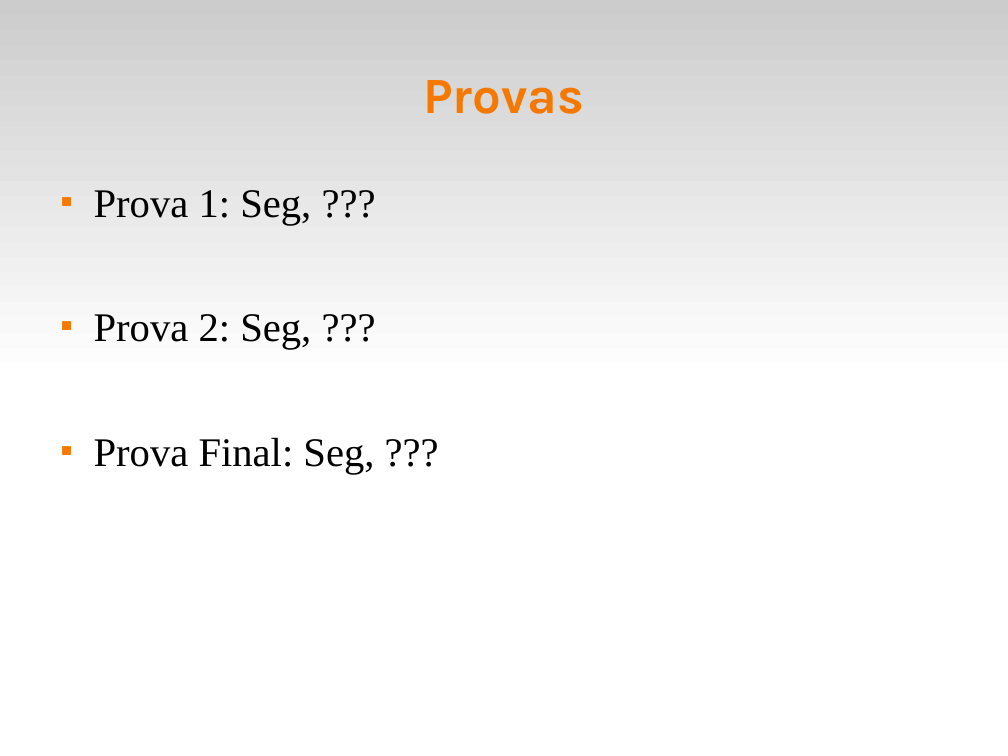
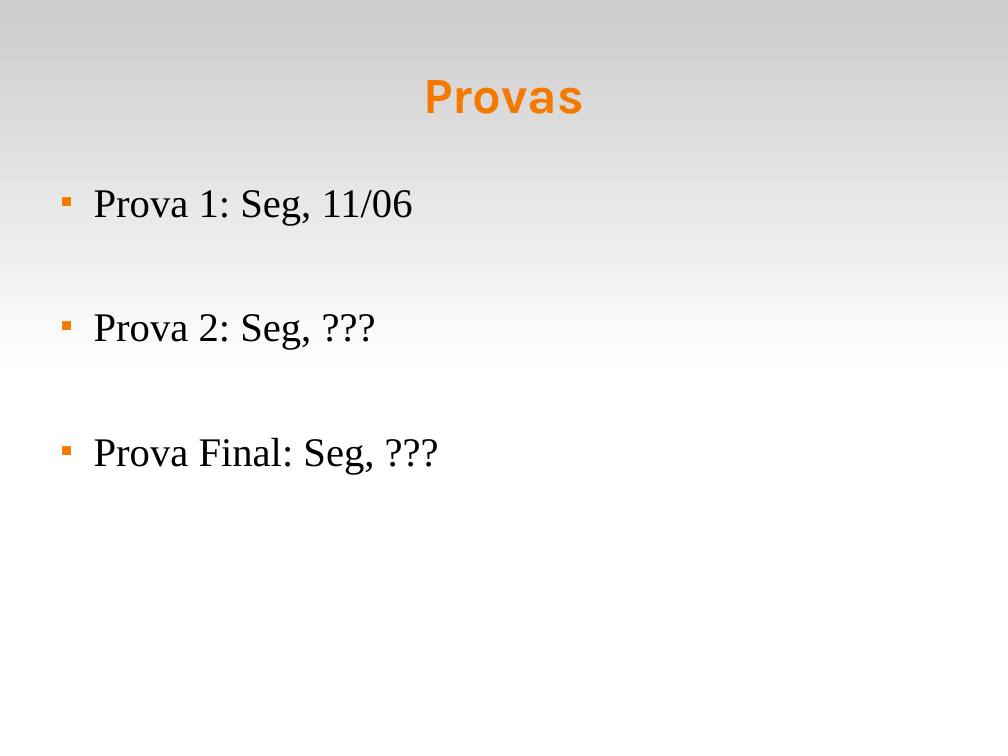
Before and after one commit to fsantanna-uerj/LP1, a slide deck: slide 7 of Slides/lp1-00-intro.odp. Drawn at 1008x756 pixels with LibreOffice and Linux fonts; fonts in the diff are those of the drawing. Boxes give left, top, right and bottom in pixels: in the first picture for what was removed or moved away, otherwise in the second. Text is boxed around its words. In the diff, an @@ line names an element or a change of style, - is before the commit and + after.

```diff
--- a/Slides/lp1-00-intro.odp
+++ b/Slides/lp1-00-intro.odp
@@ text at (94,190,413,225): text changed @@
-■ Prova 1: Seg, ???
+■ Prova 1: Seg, 11/06
```
Also in this commit, not shown: 1 other slide changed, 5 other files.
